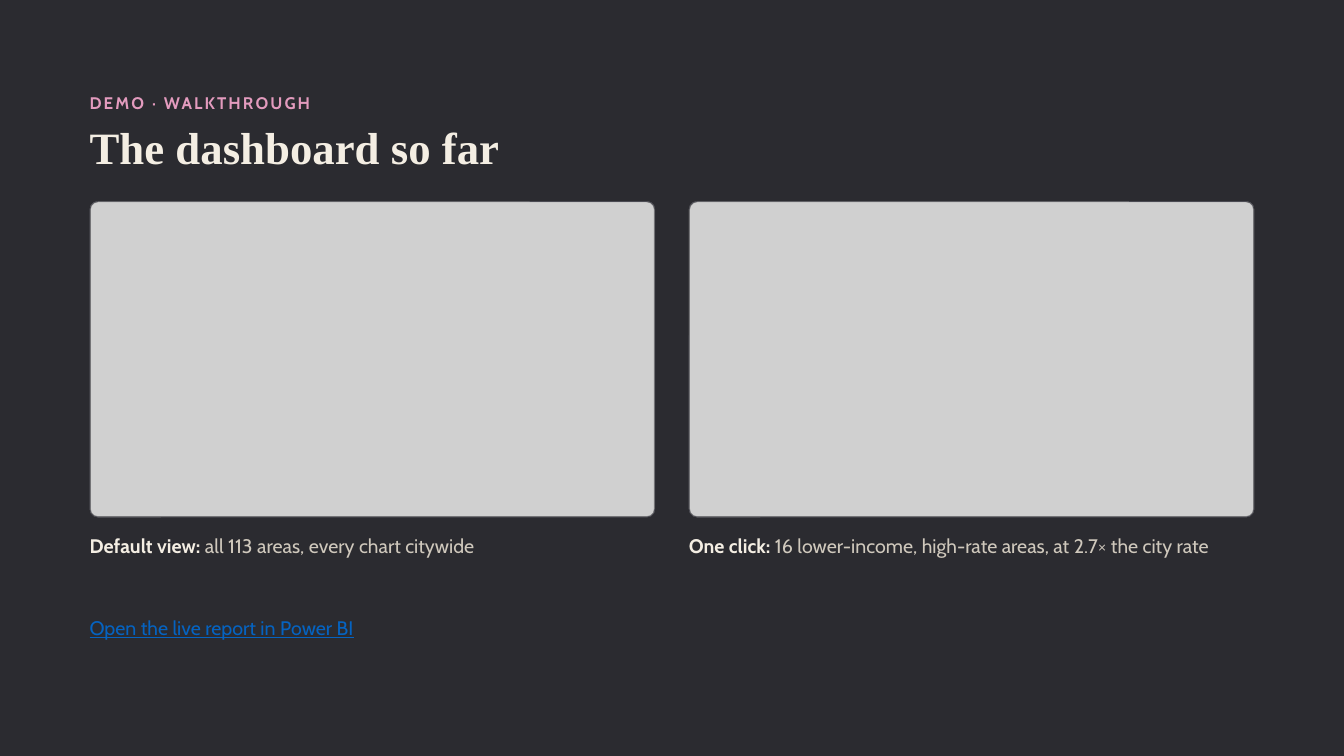
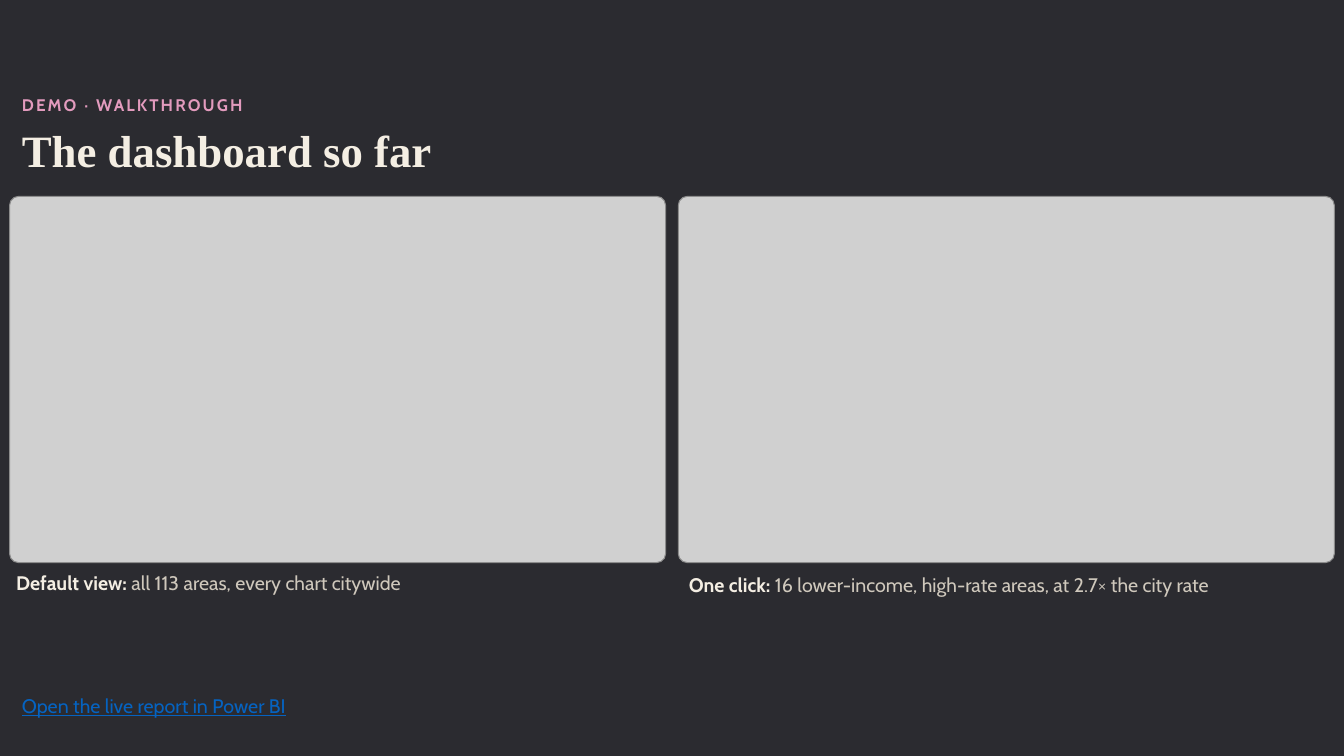
Before and after one commit to AdrianJulve/calgary-traffic-dashboard, a slide deck: slide 6 of Calgary_Traffic_Midpoint.pptx. Drawn at 1344x756 pixels with LibreOffice and Linux fonts; fonts in the diff are those of the drawing; grey boxes stand for pictures. Boxes give left, top, right and bottom in pixels: in the first picture for what was removed or moved away, otherwise in the second. Text is boxed around its words. In the diff, an @@ line names an element or a change of style, - is before the commit and + after.

```diff
--- a/Calgary_Traffic_Midpoint.pptx
+++ b/Calgary_Traffic_Midpoint.pptx
@@ text "DEMO · WALKTHROUGH" moved from (x1=90, y1=90, x2=1290, y2=116) to (x1=22, y1=92, x2=1222, y2=118) @@
@@ title "The dashboard so far" moved from (x1=90, y1=132, x2=499, y2=165) to (x1=22, y1=135, x2=431, y2=168) @@
@@ picture resized from (x1=91, y1=202, x2=655, y2=516) to (x1=10, y1=197, x2=666, y2=563) @@
@@ rounded rectangle removed at (x1=90, y1=202, x2=654, y2=517) @@
@@ picture resized from (x1=690, y1=202, x2=1254, y2=516) to (x1=679, y1=197, x2=1335, y2=563) @@
@@ rounded rectangle removed at (x1=690, y1=202, x2=1254, y2=517) @@
@@ text "Default view: all 113 areas, ..." moved from (x1=90, y1=538, x2=474, y2=558) to (x1=16, y1=575, x2=401, y2=595) @@
@@ text "One click: 16 lower-income, high-rate ..." moved from (x1=689, y1=538, x2=1209, y2=558) to (x1=689, y1=577, x2=1209, y2=597) @@
@@ text "Open the live report in ..." moved from (x1=90, y1=620, x2=354, y2=640) to (x1=22, y1=698, x2=286, y2=718) @@
```
Also in this commit, not shown: 2 other slides changed.
